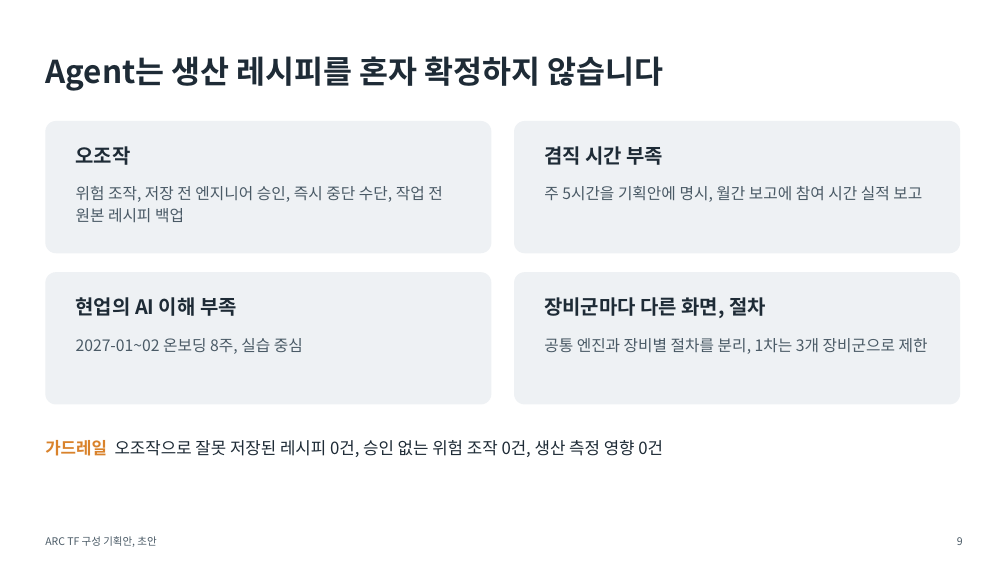
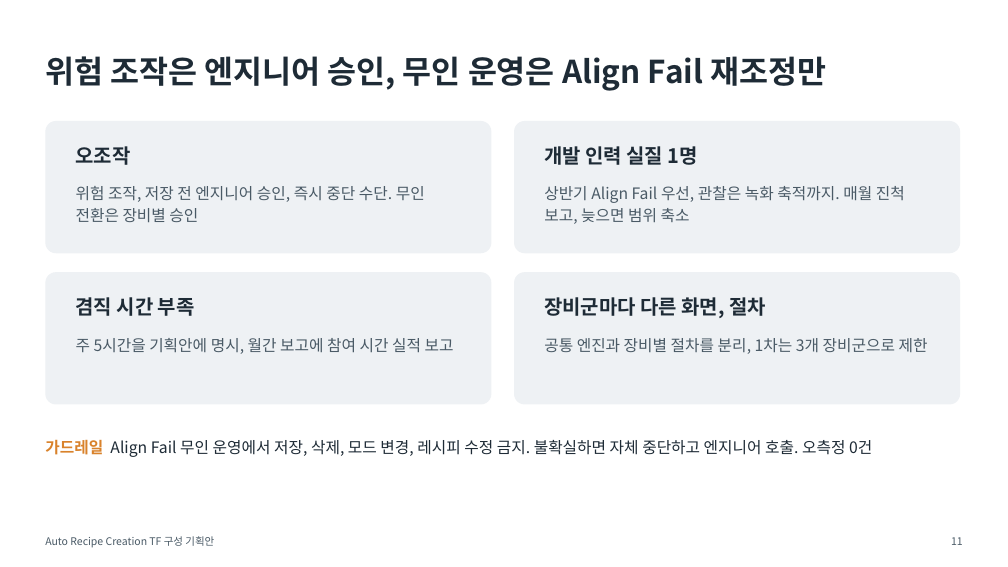
Before and after one commit to DarrenKoi/pm_notes, a slide deck: slide 11 of my-task/arc-tf/deliverables/arc-tf-proposal.pptx (slide 9 before the commit). Drawn at 1008x567 pixels with LibreOffice and Linux fonts; fonts in the diff are those of the drawing. Boxes give left, top, right and bottom in pixels: in the first picture for what was removed or moved away, otherwise in the second. Text is boxed around its words. In the diff, an @@ line names an element or a change of style, - is before the commit and + after.

```diff
--- a/my-task/arc-tf/deliverables/arc-tf-proposal.pptx
+++ b/my-task/arc-tf/deliverables/arc-tf-proposal.pptx
@@ text at (45, 56, 826, 91): text changed @@
-Agent는 생산 레시피를 혼자 확정하지 않습니다
+위험 조작은 엔지니어 승인, 무인 운영은 Align Fail 재조정만
@@ text at (544, 146, 698, 165): text changed @@
-겸직 시간 부족
+개발 인력 실질 1명
@@ text at (76, 186, 425, 223): text changed @@
-위험 조작, 저장 전 엔지니어 승인, 즉시 중단 수단, 작업 전 원본 레시피 백업
+위험 조작, 저장 전 엔지니어 승인, 즉시 중단 수단. 무인 전환은 장비별 승인
@@ text at (544, 186, 905, 224): text changed @@
-주 5시간을 기획안에 명시, 월간 보고에 참여 시간 실적 보고
+상반기 Align Fail 우선, 관찰은 녹화 축적까지. 매월 진척 보고, 늦으면 범위 축소
@@ text at (76, 297, 195, 316): text changed @@
-현업의 AI 이해 부족
+겸직 시간 부족
@@ text at (76, 338, 454, 354): text changed @@
-2027-01~02 온보딩 8주, 실습 중심
+주 5시간을 기획안에 명시, 월간 보고에 참여 시간 실적 보고
@@ text at (45, 439, 872, 457): text changed; size 16 to 15 pt @@
-가드레일 오조작으로 잘못 저장된 레시피 0건, 승인 없는 위험 조작 0건, 생산 측정 영향 0건
+가드레일 Align Fail 무인 운영에서 저장, 삭제, 모드 변경, 레시피 수정 금지. 불확실하면 자체 중단하고 엔지니어 호출. 오측정 0건
@@ text at (45, 536, 214, 548): text changed @@
-ARC TF 구성 기획안, 초안
+Auto Recipe Creation TF 구성 기획안
@@ text at (951, 537, 963, 545): text changed @@
-9
+11
```
Also in this commit, not shown: 6 other slides changed, 6 slides added, 4 slides removed, 12 other files.
